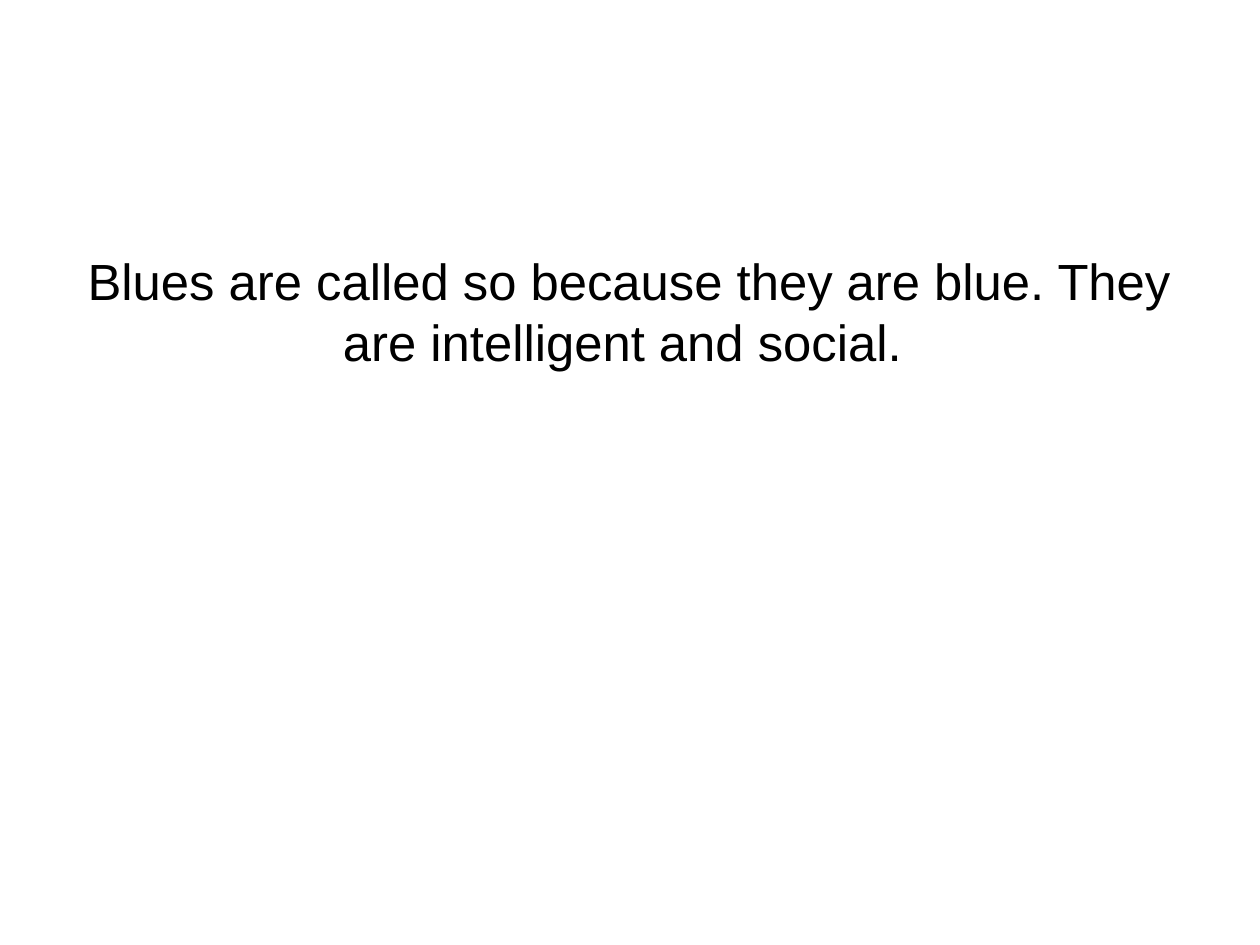
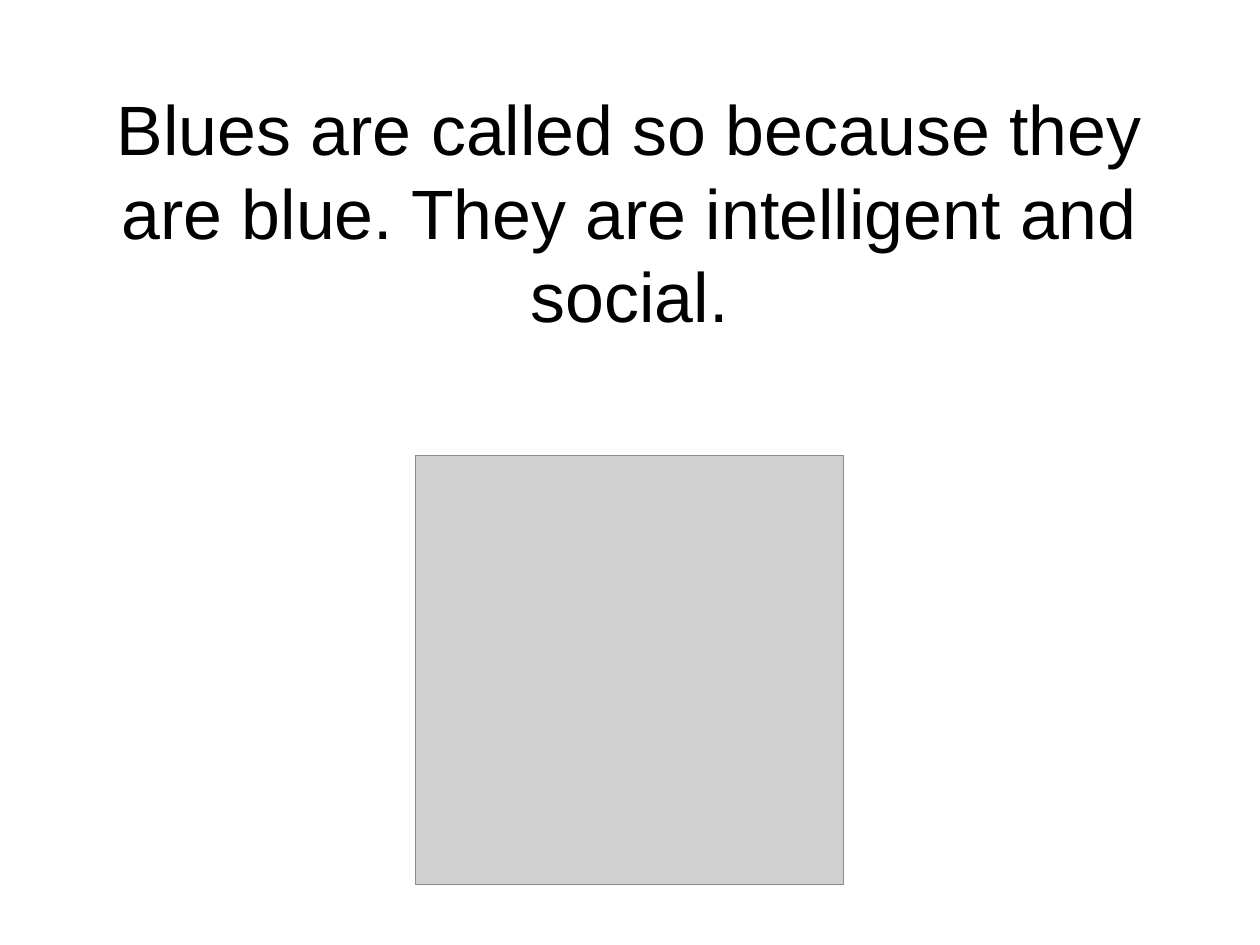
Before and after one commit to flxsosa/MoralDynamics, a slide deck: slide 2 of experiment_template/experiment_slides.odp. Drawn at 1260x945 pixels with LibreOffice and Linux fonts; fonts in the diff are those of the drawing; grey boxes stand for pictures. Boxes give left, top, right and bottom in pixels: in the first picture for what was removed or moved away, otherwise in the second. Text is boxed around its words. In the diff, an @@ line names an element or a change of style, - is before the commit and + after.

```diff
--- a/experiment_template/experiment_slides.odp
+++ b/experiment_template/experiment_slides.odp
@@ title "Blues are called so because ...": place and size @@
-title "Blues are called so because ..." at bbox=[88, 263, 1171, 371]
+title "Blues are called so because ..." at bbox=[117, 104, 1141, 323]
@@ title "Blues are called so because ..." at bbox=[117, 104, 1141, 323]: size 32 to 44 pt @@
@@ picture added at bbox=[415, 456, 844, 885] @@
```
Also in this commit, not shown: 6 other slides changed.
